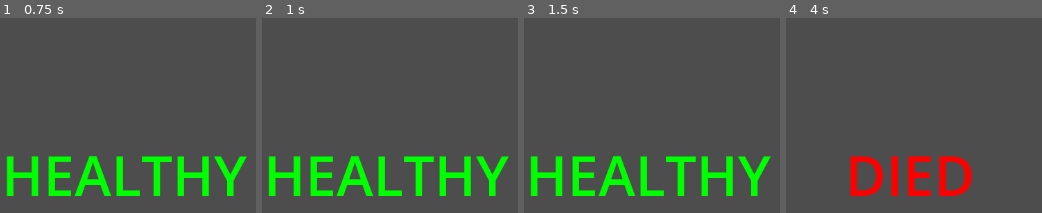
Above: before the commit, frames 1-4 (left to right).
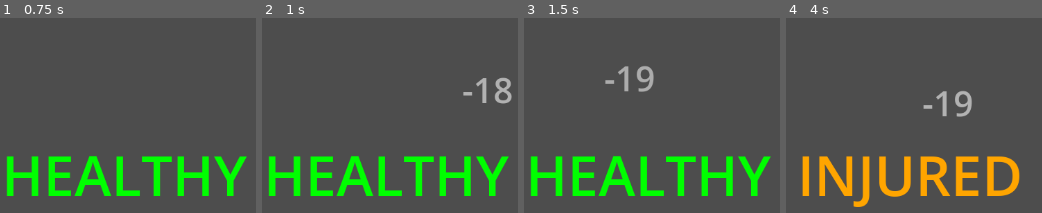
Above: after the commit, the same moments.

Repository: RunninglVlan/FirstGodotGame
Game: Godot game, scene res://gdscript-tutorial/gdscript-tutorial.tscn
Two runs of this game, one before a commit and one after it. Both use one fixed random seed, a clock stepped at 60 frames per second and the inputs below. This scene is started directly instead of the project's main scene.
Inputs:
- Up to frame 1 (0.75 s): tap Enter at 0.5 s; hold Right (move_right) from 0.53 s (still down)
- Up to frame 2 (1 s): keep holding Right (move_right); tap Space (jump) at 0.77 s
- Up to frame 3 (1.5 s): keep holding Right (move_right); tap Space (jump) at 1.25 s
- Up to frame 4 (4 s): tap Space (jump) at 1.52, 3.02, 3.77 s; release Right (move_right) at 2.03 s; hold Left (move_left) 2.03-2.78 s; tap Enter at 2.75 s; hold Right (move_right) from 2.78 s (still down)

Frame 1 is identical in both runs. In frame 2, 0.9% of the frame differs, in the area x 78-98%, y 30-45%; in frame 3, 0.9%; in frame 4, 12%, in the area x 6-92%, y 37-97%.

Commit message:
feat: added hit effect
Placing animated label at random position

Diff:
--- a/gdscript-tutorial/gdscript-tutorial.gd
+++ b/gdscript-tutorial/gdscript-tutorial.gd
@@ -1,9 +1,14 @@
 extends Node
 
+
+const CENTER = Vector2(1152 / 2, 648 / 2)
+const HIT_MAX_X_OFFSET = 200
+const HIT_MAX_Y_OFFSET = 75
 
 @onready var label = $Label
 
 var health := 100
+var hit = load("res://gdscript-tutorial/hit.tscn")
 
 
 func _ready():
@@ -17,7 +22,9 @@
 	if health <= 0:
 		return
 
-	health = max(health - 20, 0)
+	var hit_amount = randi_range(10, 20)
+	add_hit(hit_amount)
+	health = max(health - hit_amount, 0)
 	update_label()
 	$HitSound.play()
 
@@ -32,3 +39,13 @@
 	else:
 		label.text = "Died"
 		label.modulate = Color.RED
+
+
+func add_hit(amount):
+	var hit_instance = hit.instantiate()
+	hit_instance.get_node("Amount").text = str(-amount)
+	var position = CENTER
+	position.x += randi_range(-HIT_MAX_X_OFFSET, HIT_MAX_X_OFFSET)
+	position.y += randi_range(-HIT_MAX_Y_OFFSET, HIT_MAX_Y_OFFSET)
+	hit_instance.position = position
+	add_child(hit_instance)
--- /dev/null
+++ b/gdscript-tutorial/hit.tscn
@@ -0,0 +1,100 @@
+[gd_scene load_steps=4 format=3 uid="uid://nyl2j2jcuuiu"]
+
+[sub_resource type="Animation" id="Animation_rtyth"]
+length = 0.001
+tracks/0/type = "value"
+tracks/0/imported = false
+tracks/0/enabled = true
+tracks/0/path = NodePath("Amount:position")
+tracks/0/interp = 1
+tracks/0/loop_wrap = true
+tracks/0/keys = {
+"times": PackedFloat32Array(0),
+"transitions": PackedFloat32Array(1),
+"update": 0,
+"values": [Vector2(-37, -34.5)]
+}
+tracks/1/type = "value"
+tracks/1/imported = false
+tracks/1/enabled = true
+tracks/1/path = NodePath("Amount:theme_override_colors/font_color")
+tracks/1/interp = 1
+tracks/1/loop_wrap = true
+tracks/1/keys = {
+"times": PackedFloat32Array(0),
+"transitions": PackedFloat32Array(1),
+"update": 0,
+"values": [Color(1, 1, 1, 1)]
+}
+
+[sub_resource type="Animation" id="Animation_m3acw"]
+resource_name = "fly_up"
+length = 0.5
+tracks/0/type = "value"
+tracks/0/imported = false
+tracks/0/enabled = true
+tracks/0/path = NodePath("Amount:position")
+tracks/0/interp = 1
+tracks/0/loop_wrap = true
+tracks/0/keys = {
+"times": PackedFloat32Array(0, 0.5),
+"transitions": PackedFloat32Array(1, 1),
+"update": 0,
+"values": [Vector2(-37, -34.5), Vector2(-37, -189)]
+}
+tracks/1/type = "value"
+tracks/1/imported = false
+tracks/1/enabled = true
+tracks/1/path = NodePath("Amount:theme_override_colors/font_color")
+tracks/1/interp = 1
+tracks/1/loop_wrap = true
+tracks/1/keys = {
+"times": PackedFloat32Array(0, 0.5),
+"transitions": PackedFloat32Array(1, 1),
+"update": 0,
+"values": [Color(1, 1, 1, 1), Color(1, 1, 1, 0)]
+}
+tracks/2/type = "method"
+tracks/2/imported = false
+tracks/2/enabled = true
+tracks/2/path = NodePath(".")
+tracks/2/interp = 1
+tracks/2/loop_wrap = true
+tracks/2/keys = {
+"times": PackedFloat32Array(0.6),
+"transitions": PackedFloat32Array(1),
+"values": [{
+"args": [],
+"method": &"queue_free"
+}]
+}
+
+[sub_resource type="AnimationLibrary" id="AnimationLibrary_kg54a"]
+_data = {
+"RESET": SubResource("Animation_rtyth"),
+"fly_up": SubResource("Animation_m3acw")
+}
+
+[node name="Hit" type="Node2D"]
+
+[node name="Amount" type="Label" parent="."]
+anchors_preset = 8
+anchor_left = 0.5
+anchor_top = 0.5
+anchor_right = 0.5
+anchor_bottom = 0.5
+offset_left = -37.0
+offset_top = -34.5
+offset_right = 37.0
+offset_bottom = 34.5
+grow_horizontal = 2
+grow_vertical = 2
+theme_override_colors/font_color = Color(1, 1, 1, 1)
+theme_override_font_sizes/font_size = 50
+text = "-10"
+
+[node name="AnimationPlayer" type="AnimationPlayer" parent="."]
+libraries = {
+"": SubResource("AnimationLibrary_kg54a")
+}
+autoplay = "fly_up"
